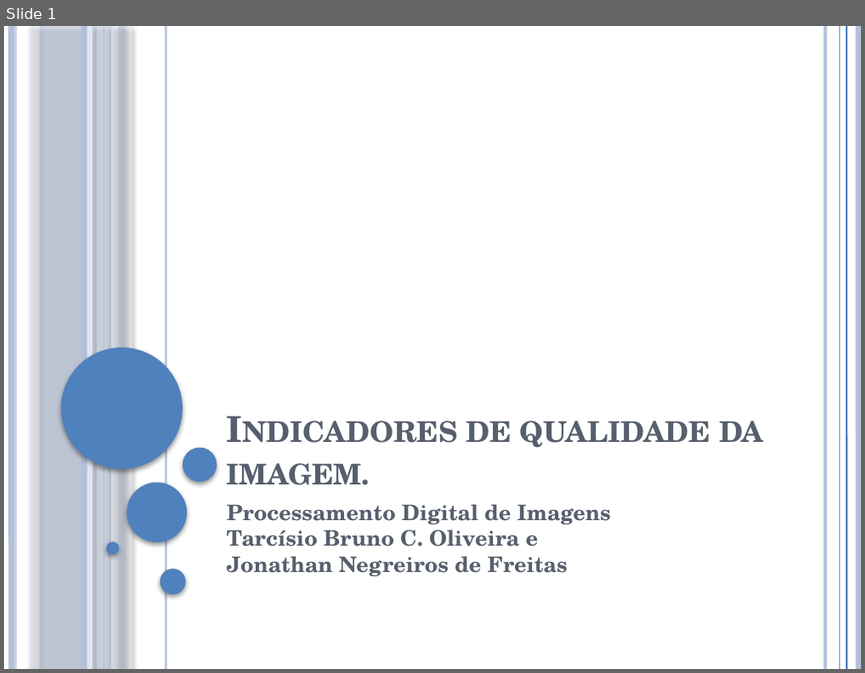
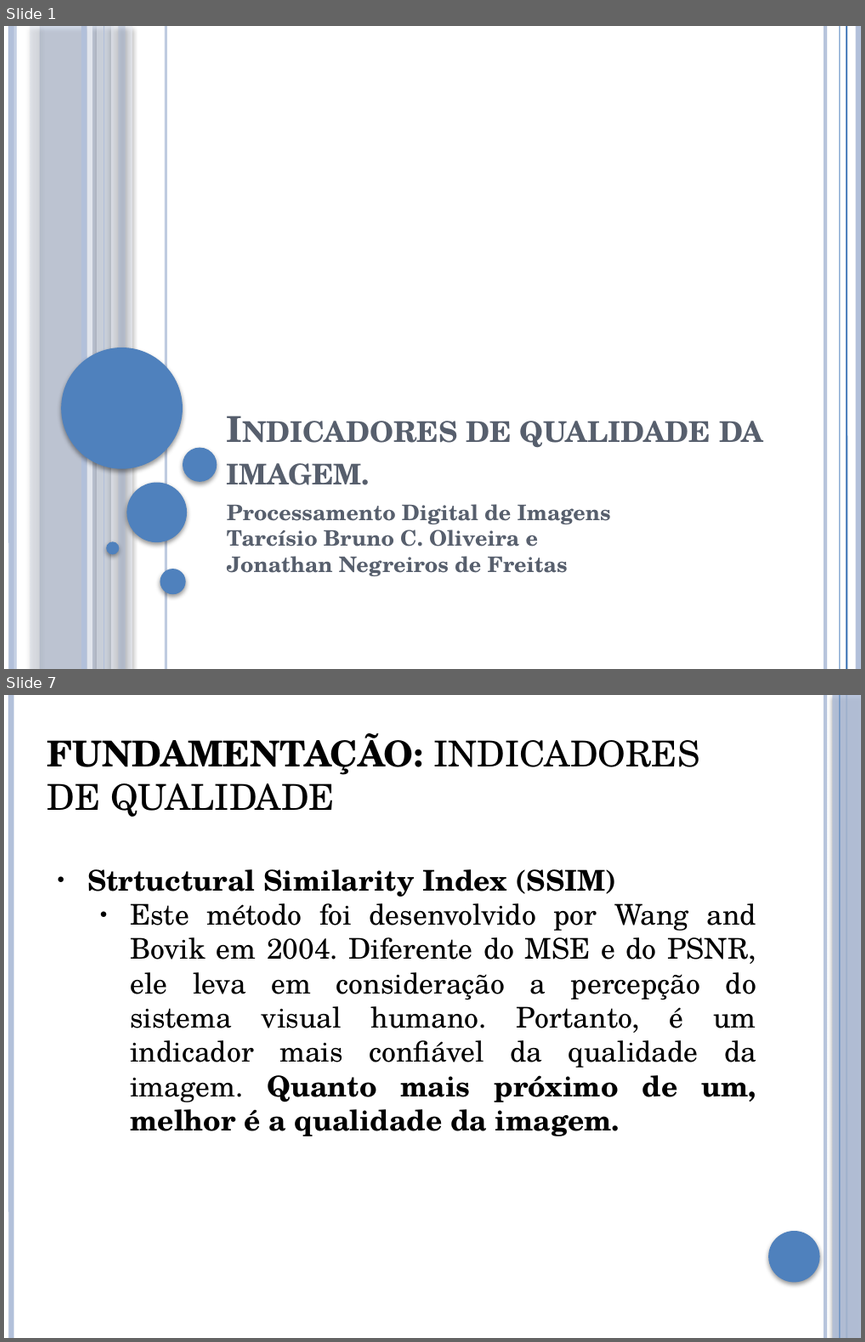
Before and after one commit to brunoliveira8/pdi, a slide deck: trabalho 3/apresentacao.pptx. Shown one above the other, each under a label of ours: slide 1 before the commit, slides 1 and 7 after it; the slides between them are not shown. The pictures are 865x673 and 865x1342 pixels, drawn with LibreOffice and Linux fonts; fonts in the diff are those of the drawing. Boxes give left, top, right and bottom in pixels: in the first picture for what was removed or moved away, otherwise in the second. Text is boxed around its words. In the diff, an @@ line names an element or a change of style, - is before the commit and + after.

```diff
--- a/trabalho 3/apresentacao.pptx
+++ b/trabalho 3/apresentacao.pptx
@@ slide 7 added at (4,695,861,1338), background #FFFFFF; not listed: 4 template elements that a slide beside it also shows @@
@@ rectangle added at (833,695,861,1338), fill #B3C1DB at 87% opacity @@
@@ text added at (46,733,700,817), 30 pt, text #000000 @@
+FUNDAMENTAÇÃO: INDICADORES DE QUALIDADE
@@ text added at (87,869,756,1136), 24 pt, text #000000 @@
+● Strtuctural Similarity Index (SSIM)
+  ● Este método foi desenvolvido por Wang and Bovik em 2004. Diferente do MSE e do PSNR, ele leva em consideração a percepção do sistema visual humano. Portanto, é um indicador mais confiável da qualidade da imagem. Quanto mais próximo de um, melhor é a qualidade da imagem.
@@ ellipse added at (768,1231,820,1281), fill #4F81BD @@
```
Also in this commit, not shown: 8 slides changed, 10 other slides added, 2 slides removed, 13 other files.
